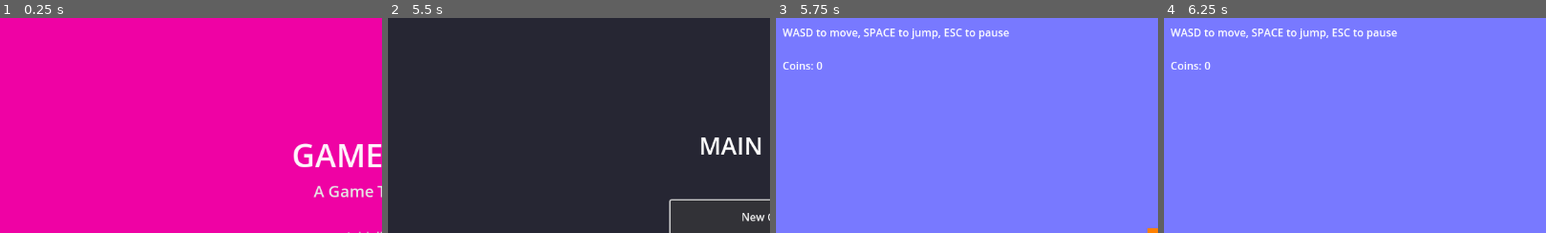
Above: before the commit, frames 1-4 (left to right).
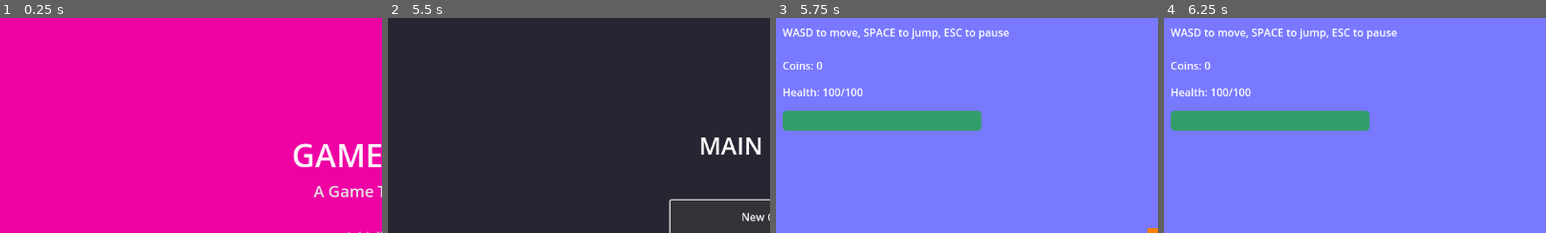
Above: after the commit, the same moments.

Repository: antoniwan/getting_started
Game: Godot game, scene res://scenes/loading_screen.tscn
Same seed, same stepped clock (60 frames per second), same inputs: the game is played once before the commit and once after it.
Inputs:
- Up to frame 1 (0.25 s): no input
- Up to frame 2 (5.5 s): tap Enter (ui_accept) at 0.5, 0.77, 1.52, 3.02, 3.77 s; hold Right (ui_right) 0.53-2.03 s; hold Left (ui_left) 2.03-2.78 s; hold Right (ui_right) 2.78-4.25 s; click "New Game" at 4.25 s; click "New Game" at 5 s
- Up to frame 3 (5.75 s): no input
- Up to frame 4 (6.25 s): hold Left (ui_left) from 5.78 s (still down); tap Enter (ui_accept) at 6.02 s
The pictures show only the part of the screen within x 0-50%, y 0-50%; the shares and areas given below are measured in that part.

Frames 1-2 are identical in both runs. In frame 3, 5.3% of the frame differs, in the area x 1-54%, y 32-53%; in frame 4, 5.3%.

Commit message:
Add health system and UI elements for player health display
- Introduced a health system for the player, including current and maximum health tracking.
- Added health display UI elements in the game scene, including a health label and progress bar.
- Updated player script to handle damage and health updates, including visual feedback for health changes.
- Enhanced game script to initialize and update health display based on player status.

Diff:
--- a/scenes/game.tscn
+++ b/scenes/game.tscn
@@ -247,3 +247,20 @@
 offset_bottom = 90.0
 text = "Coins: 0"
 color = Color(1, 1, 0, 1)
+
+[node name="HealthLabel" type="Label" parent="UI"]
+offset_left = 10.0
+offset_top = 100.0
+offset_right = 200.0
+offset_bottom = 130.0
+text = "Health: 100/100"
+color = Color(1, 1, 1, 1)
+
+[node name="HealthBar" type="ProgressBar" parent="UI"]
+offset_left = 10.0
+offset_top = 140.0
+offset_right = 310.0
+offset_bottom = 170.0
+max_value = 100.0
+value = 100.0
+show_percentage = false
--- a/scripts/enemy.gd
+++ b/scripts/enemy.gd
@@ -39,19 +39,19 @@
 			_damage_player(body)
 
 func _damage_player(player):
-	# Damage the player (you can implement player health system later)
+	# Damage the player
 	print("Player hit by enemy!")
 
 	# Play damage sound if available
 	_play_damage_sound()
 
+	# Damage the player
+	if player.has_method("take_damage"):
+		player.take_damage(20)  # Deal 20 damage
+
 	# Push the player back
-	if player.has_method("take_damage"):
-		player.take_damage()
-	else:
-		# Simple knockback
-		player.velocity.x = direction * 200
-		player.velocity.y = -100
+	player.velocity.x = direction * 200
+	player.velocity.y = -100
 
 func _play_damage_sound():
 	# Try to play damage sound if available
--- a/scripts/game.gd
+++ b/scripts/game.gd
@@ -3,6 +3,8 @@
 @onready var player = $Player
 @onready var camera = $Camera2D
 @onready var score_label = $UI/ScoreLabel
+@onready var health_bar = $UI/HealthBar
+@onready var health_label = $UI/HealthLabel
 
 var pause_menu: Control
 var coin_count = 0
@@ -25,6 +27,9 @@
 
 	# Update score display
 	_update_score_display()
+
+	# Initialize health display
+	update_health_display(100, 100)
 
 func _create_pause_menu():
 	# Load and create the pause menu
@@ -65,6 +70,23 @@
 	if score_label:
 		score_label.text = "Coins: " + str(coin_count)
 
+func update_health_display(current_health: int, max_health: int):
+	if health_bar:
+		health_bar.max_value = max_health
+		health_bar.value = current_health
+
+		# Change color based on health percentage
+		var health_percentage = float(current_health) / float(max_health)
+		if health_percentage > 0.6:
+			health_bar.modulate = Color.GREEN
+		elif health_percentage > 0.3:
+			health_bar.modulate = Color.YELLOW
+		else:
+			health_bar.modulate = Color.RED
+
+	if health_label:
+		health_label.text = "Health: " + str(current_health) + "/" + str(max_health)
+
 func _input(event):
 	# Handle input for the game scene
 	if event.is_action_pressed("ui_cancel"):
--- a/scripts/player.gd
+++ b/scripts/player.gd
@@ -5,6 +5,10 @@
 @export var jump_velocity = -400.0
 @export var acceleration = 1500.0
 @export var friction = 1200.0
+
+# Health system
+@export var max_health = 100
+var current_health: int
 
 # Get the gravity from the project settings to be synced with RigidBody nodes
 var gravity = ProjectSettings.get_setting("physics/2d/default_gravity")
@@ -17,6 +21,10 @@
 var has_double_jump = false
 var is_invulnerable = false
 var invulnerability_time = 1.0
+
+func _ready():
+	current_health = max_health
+	_update_health_display()
 
 func _physics_process(delta):
 	# Add the gravity
@@ -68,11 +76,12 @@
 		var jump_sound = load(jump_sound_path)
 		AudioManager.play_sound(jump_sound)
 
-func take_damage():
+func take_damage(amount: int = 20):
 	if is_invulnerable:
 		return
 
-	print("Player took damage!")
+	print("Player took damage! Health: ", current_health, " -> ", current_health - amount)
+	current_health = max(0, current_health - amount)
 	is_invulnerable = true
 
 	# Play damage sound
@@ -81,9 +90,29 @@
 	# Visual feedback (flash effect)
 	_create_damage_effect()
 
+	# Update health display
+	_update_health_display()
+
+	# Check if player died
+	if current_health <= 0:
+		_die()
+
 	# Reset invulnerability after time
 	await get_tree().create_timer(invulnerability_time).timeout
 	is_invulnerable = false
+
+func _update_health_display():
+	var game_scene = get_parent()
+	if game_scene and game_scene.has_method("update_health_display"):
+		game_scene.update_health_display(current_health, max_health)
+
+func _die():
+	print("Player died!")
+	# You can add respawn logic or game over handling here
+	# For now, just reset health
+	current_health = max_health
+	_update_health_display()
+	position = Vector2(100, 300)  # Reset position
 
 func _play_damage_sound():
 	# Try to play damage sound if available
